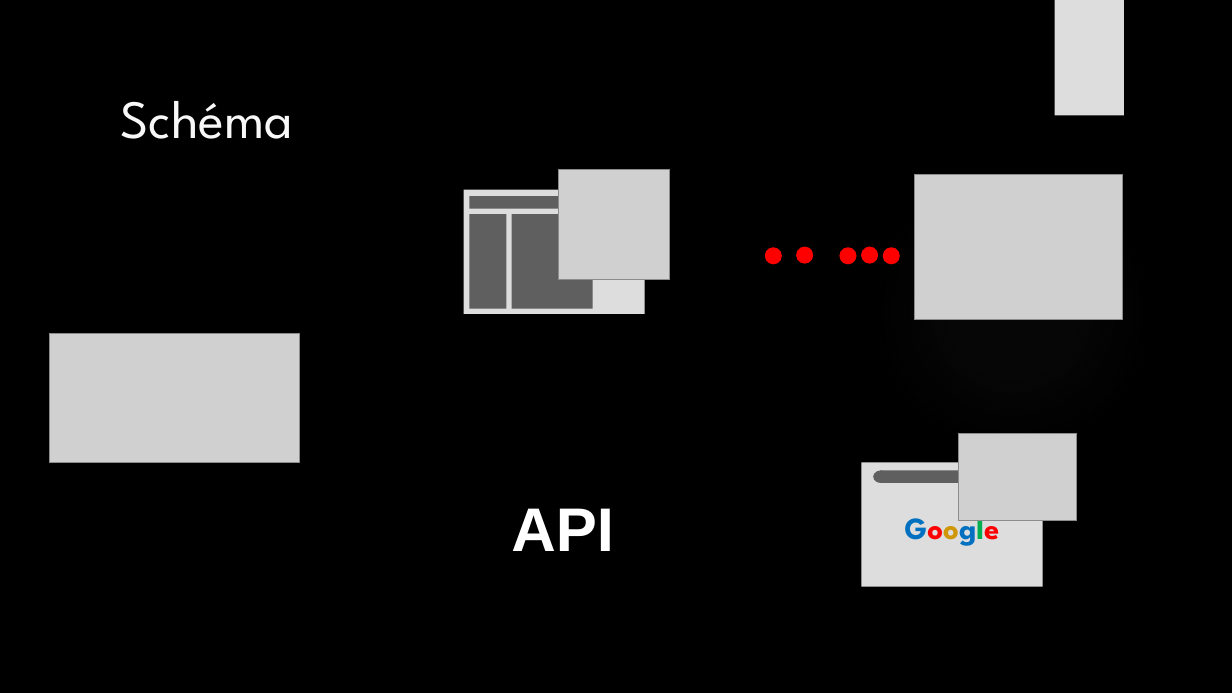
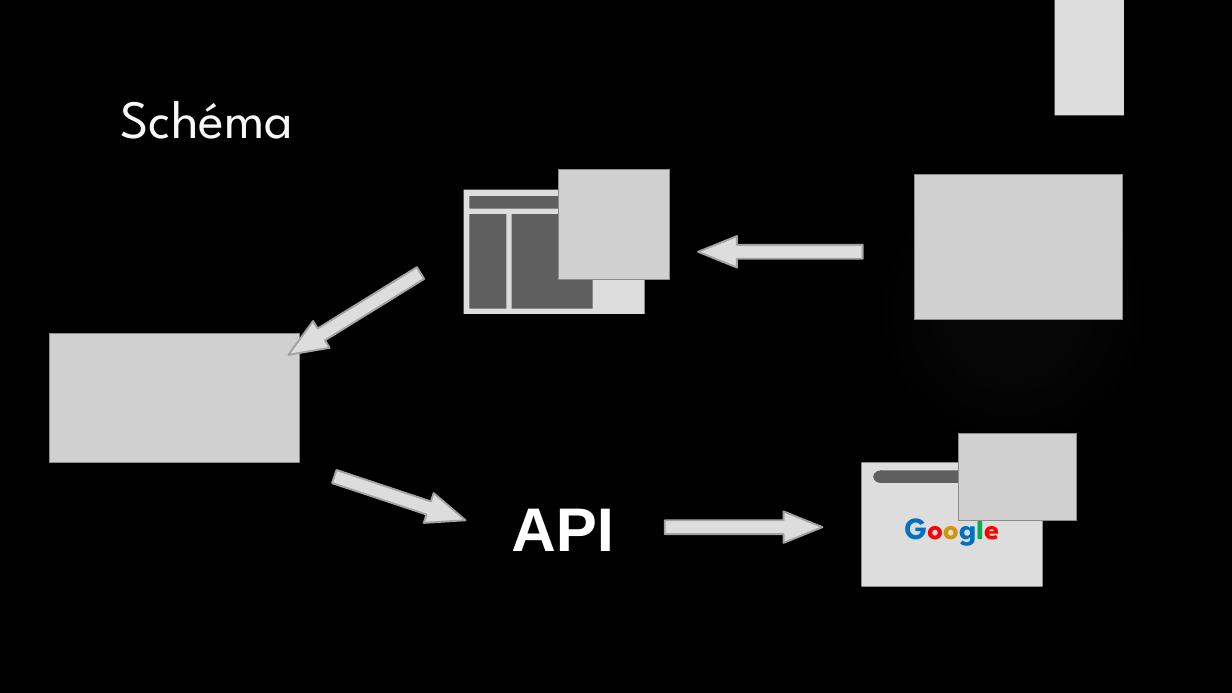
Before and after one commit to julesstahli/Yoctopuce, a slide deck: slide 6 of documentation/Yoctopuce.pptx (slide 5 before the commit). Drawn at 1232x693 pixels with LibreOffice and Linux fonts; fonts in the diff are those of the drawing; grey boxes stand for pictures; background and template pictures are left out. Boxes give left, top, right and bottom in pixels: in the first picture for what was removed or moved away, otherwise in the second. Text is boxed around its words. In the diff, an @@ line names an element or a change of style, - is before the commit and + after.

```diff
--- a/documentation/Yoctopuce.pptx
+++ b/documentation/Yoctopuce.pptx
@@ left arrow added at (699,237,863,268), fill #DDDDDD, outline #A3A3A3 1.5 pt @@
@@ left arrow added at (281,260,429,368), fill #DDDDDD, outline #A3A3A3 1.5 pt @@
@@ ellipse removed at (765,248,782,264) @@
@@ ellipse removed at (797,247,813,263) @@
@@ ellipse removed at (840,248,857,264) @@
@@ ellipse removed at (861,247,878,263) @@
@@ ellipse removed at (883,248,899,264) @@
@@ left arrow added at (329,461,471,535), fill #DDDDDD, outline #A3A3A3 1.5 pt @@
@@ left arrow added at (665,512,823,543), fill #DDDDDD, outline #A3A3A3 1.5 pt @@
```
Also in this commit, not shown: 2 other slides changed, 1 slide added.
